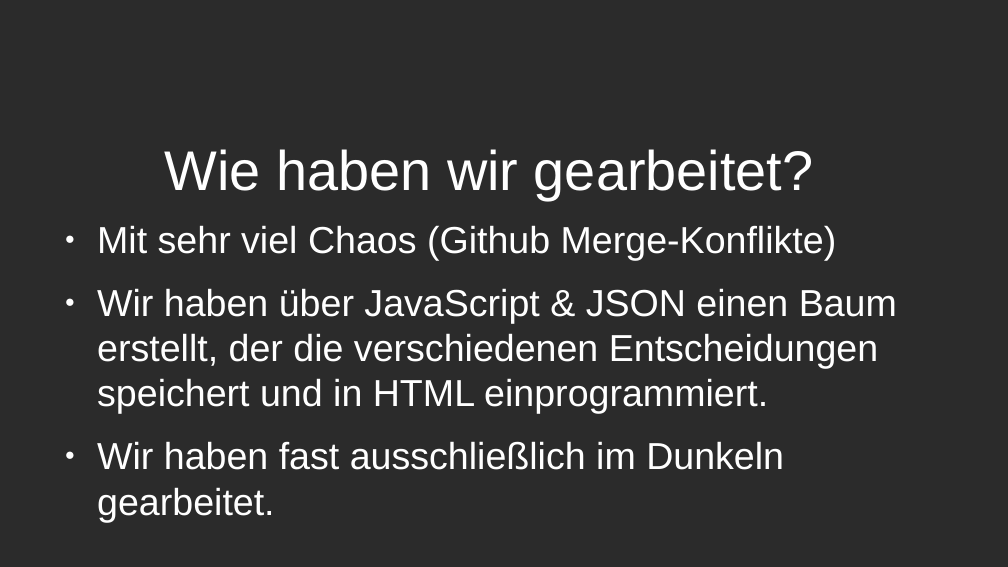
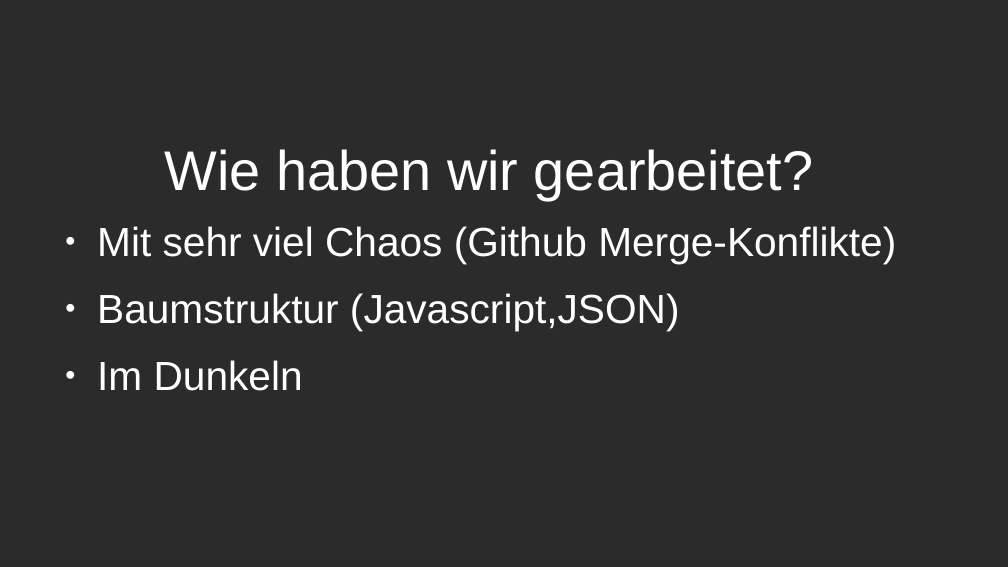
Before and after one commit to Kleefuchs/OS-Picker, a slide deck: slide 3 of Arch.odp. Drawn at 1008x567 pixels with LibreOffice and Linux fonts; fonts in the diff are those of the drawing; background and template pictures are left out; a plain dark background stands for a picture behind light text. Boxes give left, top, right and bottom in pixels: in the first picture for what was removed or moved away, otherwise in the second. Text is boxed around its words. In the diff, an @@ line names an element or a change of style, - is before the commit and + after.

```diff
--- a/Arch.odp
+++ b/Arch.odp
@@ text at bbox=[97, 226, 896, 264]: size 29.6 to 32 pt in "Mit sehr viel Chaos (Github Merge-Konflikte)" @@
@@ text at bbox=[97, 293, 680, 391]: text changed; size 29.6 to 32 pt @@
-● Wir haben über JavaScript & JSON einen Baum erstellt, der die verschiedenen Entscheidungen speichert und in HTML einprogrammiert.
-● Wir haben fast ausschließlich im Dunkeln gearbeitet.
+● Baumstruktur (Javascript,JSON)
+● Im Dunkeln
```
Also in this commit, not shown: 3 other slides changed, 2 slides added, 1 slide removed.
